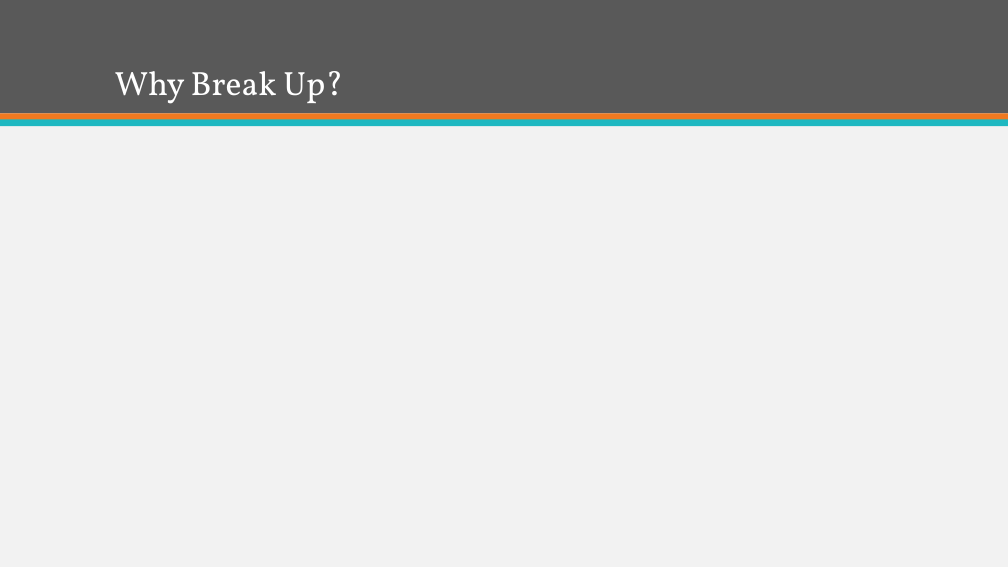
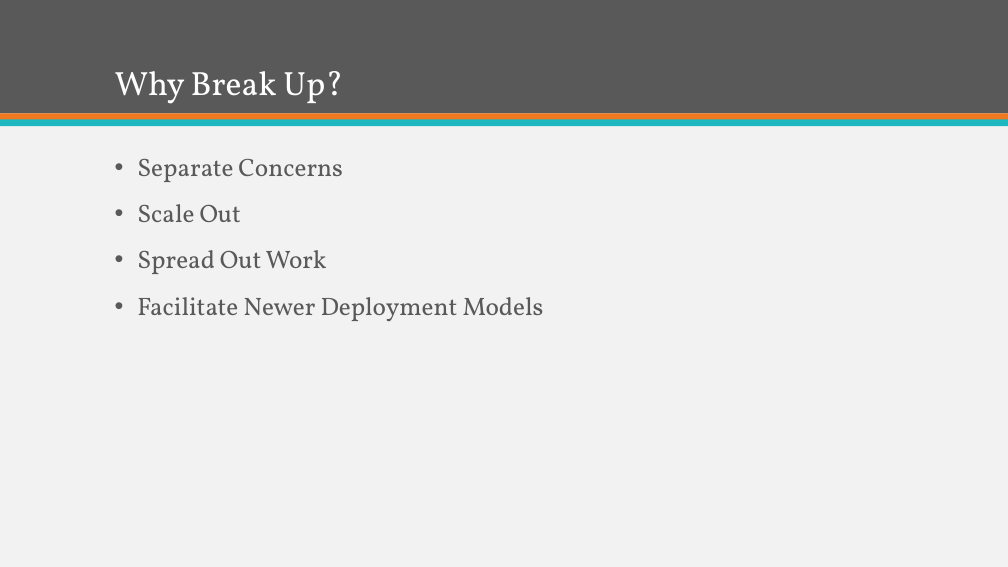
Before and after one commit to ekepes/Presentations, a slide deck: slide 4 of BreakingDownComplexSystemswithRabbitMQ/Breaking Down Complex Systems with RabbitMQ.pptx (slide 5 before the commit). Drawn at 1008x567 pixels with LibreOffice and Linux fonts; fonts in the diff are those of the drawing. Boxes give left, top, right and bottom in pixels: in the first picture for what was removed or moved away, otherwise in the second. Text is boxed around its words. In the diff, an @@ line names an element or a change of style, - is before the commit and + after.

```diff
--- a/BreakingDownComplexSystemswithRabbitMQ/Breaking Down Complex Systems with RabbitMQ.pptx
+++ b/BreakingDownComplexSystemswithRabbitMQ/Breaking Down Complex Systems with RabbitMQ.pptx
@@ text added at [137,159,544,321], 24 pt, text #595959 @@
+• Separate Concerns
+• Scale Out
+• Spread Out Work
+• Facilitate Newer Deployment Models
```
Also in this commit, not shown: 9 other slides changed, 1 slide added, 4 slides removed.
